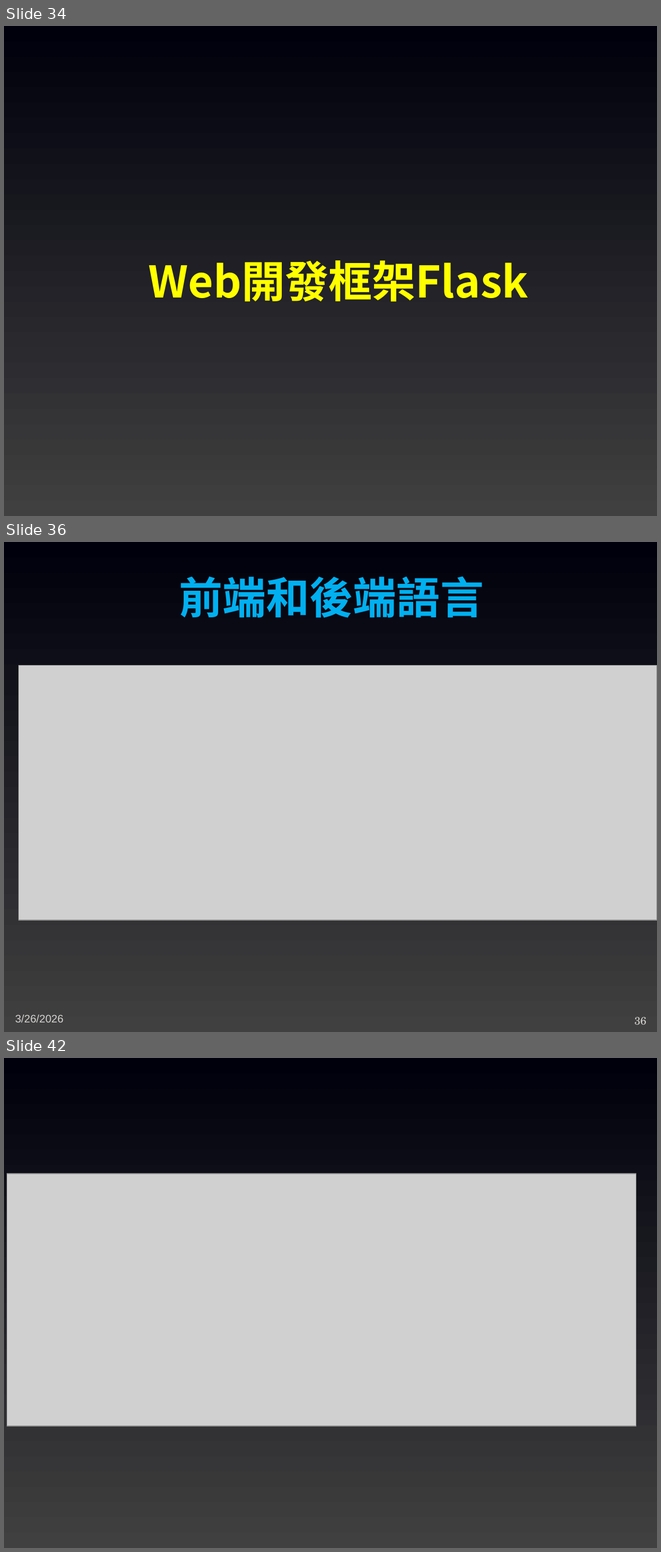
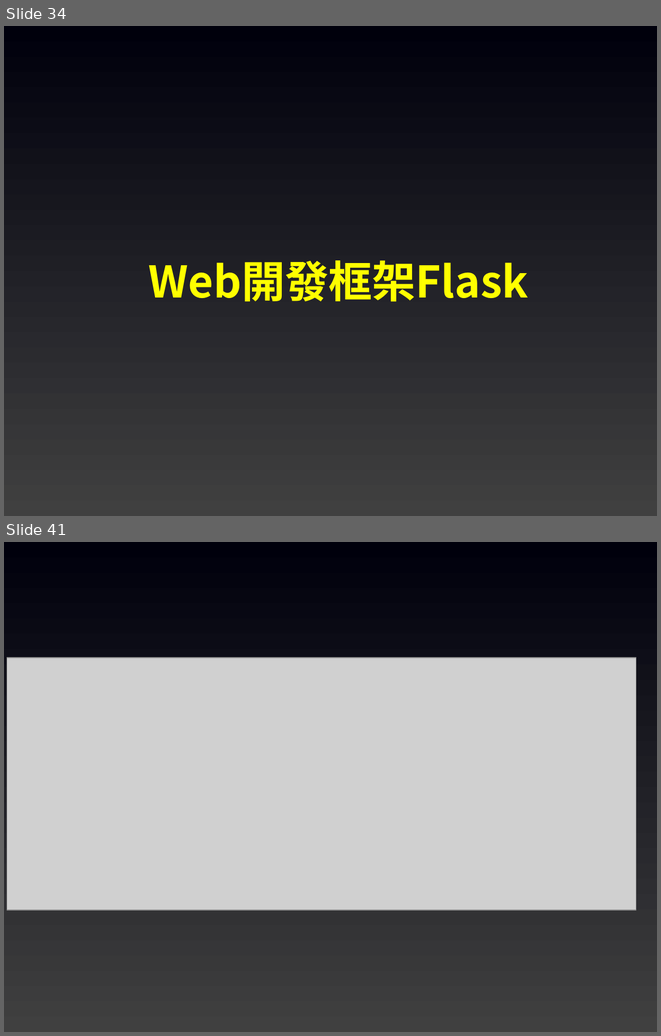
Before and after one commit to joshhu/mustlinebot2026, a slide deck: Slides/05. 基礎觀念及知識.pptx. Shown one above the other, each under a label of ours: slides 34, 36 and 42 before the commit, slides 34 and 41 after it; the slides between them are not shown. The pictures are 661x1552 and 661x1036 pixels, drawn with LibreOffice and Linux fonts; fonts in the diff are those of the drawing; grey boxes stand for pictures. Boxes give left, top, right and bottom in pixels: in the first picture for what was removed or moved away, otherwise in the second. Text is boxed around its words. In the diff, an @@ line names an element or a change of style, - is before the commit and + after.

```diff
--- a/Slides/05. 基礎觀念及知識.pptx
+++ b/Slides/05. 基礎觀念及知識.pptx
@@ slide 36 removed at (4, 542, 657, 1032), background gradient #404040 to #00000C @@
@@ text removed at (179, 576, 484, 618) @@
-前端和後端語言
@@ picture removed at (19, 665, 657, 920) @@
@@ text removed at (15, 1014, 63, 1022) @@
-3/26/2026
@@ page number removed at (634, 1016, 646, 1025) @@
-36
@@ what was slide 42 is now slide 41 @@
```
Also in this commit, not shown: 10 slides changed, 3 other files.
